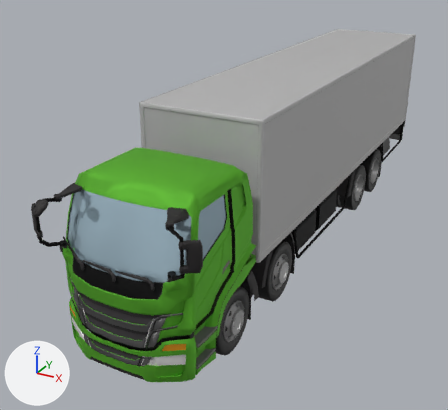
The glTF model src/models/truck/triangle_faced.gltf, before and after one commit.
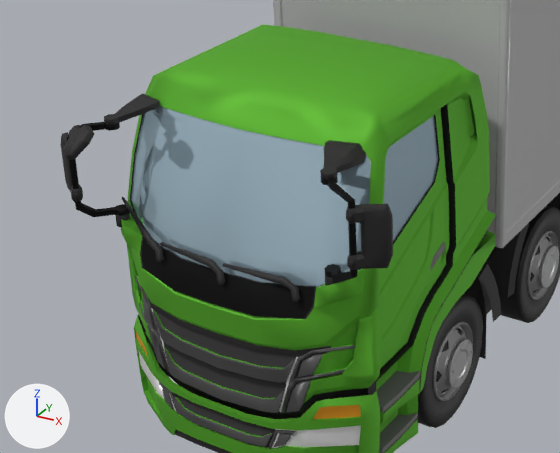
There are two pictures of each version: one whole from a 50 mm lens placed at (3.59, -8.3, 4.26), pointed at (-0.68, -0.54, 0.38), one close up on the part from 0% to 65% of the width and 33% to 90% of the height. Lighting does not change. The marker at lower left points along +X, +Y and +Z. Where no turn or scale is listed for an object, it has been applied to the vertices.

The scene before the commit, as lines of its bpy script (objects in view):
```python
ob_cube_001 = bpy.data.objects.new('Cube.001', me_cube_001)
ob_cube_001.location = (0.0, 0.0, 0.0)
ob_truck_backmirror_l = bpy.data.objects.new('Truck_backmirror.L', me_truck_backmirror_l)
ob_truck_backmirror_l.location = (0.0, 0.0, 0.0)
ob_truck_backmirror_r = bpy.data.objects.new('Truck_backmirror.R', me_truck_backmirror_r)
ob_truck_backmirror_r.location = (0.0, 0.0, 0.0)
ob_truck_body_truck_body_l = bpy.data.objects.new('Truck_body_Truck_body.L', me_truck_body_truck_body_l)
ob_truck_body_truck_body_l.location = (0.0, 0.0, 0.0)
ob_truck_door_l = bpy.data.objects.new('Truck_door.L', me_truck_door_l)
ob_truck_door_l.location = (0.0, 0.0, 0.0)
# also in view: 'wheels_Circle.002' at (0.0, -1.73, 0.2); 'Truck_head_Truck_head.L' at (0.03, -3.32, 0.96); 'wheels_Circle.001' at (0.0, -3.02, 0.2)
```
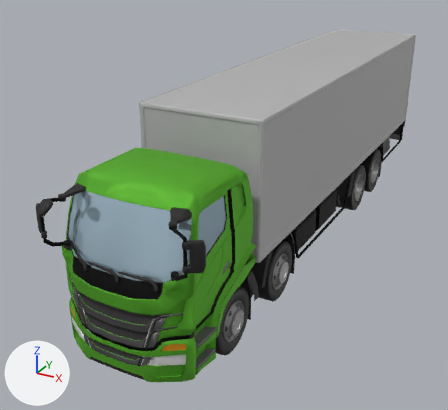
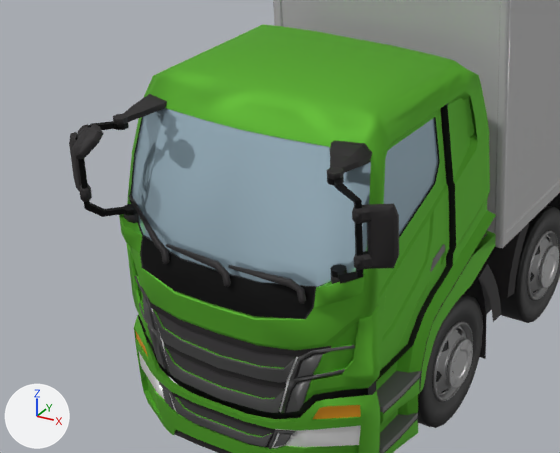
Boxes (x1, y1, x2, y2) around the edits, measured in the close-ups (560 x 453 px):
'Truck_door.L', moved: before (378, 109, 449, 369); after (378, 109, 449, 371)
'Truck_backmirror.R', moved: before (320, 140, 393, 286); after (327, 141, 399, 284)
'Truck_backmirror.L', moved: before (60, 94, 160, 227); after (69, 94, 167, 223)
'Cube.001', moved: before (122, 197, 300, 302); after (129, 195, 306, 304)

The change, as a list of edits to the scene's bpy script:
```text
Change ob_truck_door_l:
    ob_truck_door_l.location: (0.0, 0.0, 0.0) -> (0.0, 0.0, -0.012)
Change ob_truck_backmirror_l:
    ob_truck_backmirror_l.location: (0.0, 0.0, 0.0) -> (0.037, 0.027, 0.0)
Change ob_truck_backmirror_r:
    ob_truck_backmirror_r.location: (0.0, 0.0, 0.0) -> (0.026, 0.014, 0.0)
Change ob_cube_001:
    ob_cube_001.location: (0.0, 0.0, 0.0) -> (0.037, 0.0, 0.0)
```
